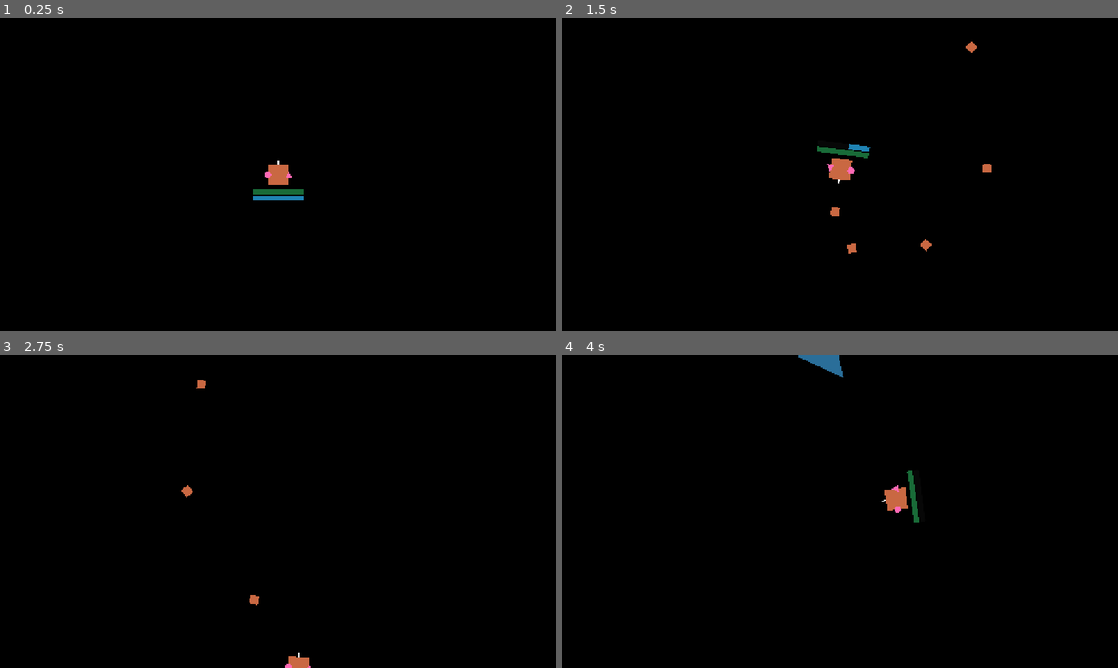
Above: before the commit, frames 1-4 (two rows, left to right).
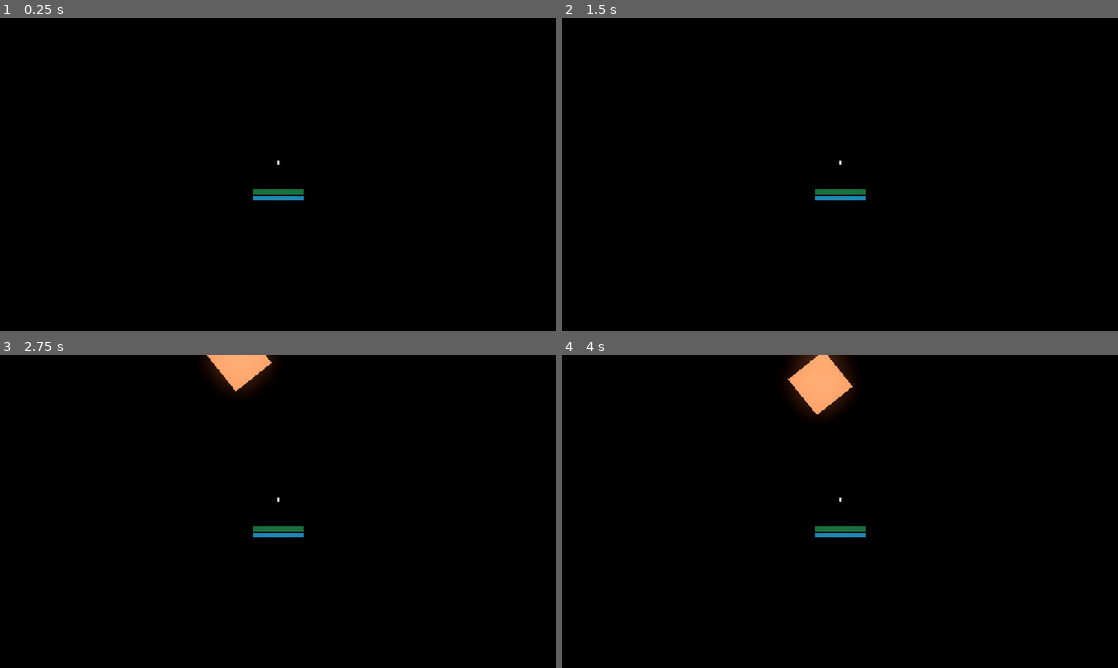
Above: after the commit, the same moments.

Repository: jbuehler23/blorg
Game: Godot game, scene res://scenes/screens/game.tscn
The game is run twice, just before and just after one commit, with the same random seed, the same clock (stepped at 60 frames per second) and the same inputs.
Inputs:
- Up to frame 1 (0.25 s): no input
- Up to frame 2 (1.5 s): tap Enter at 0.5 s; hold D (rotate_right) 0.53-1.28 s; hold Space (shoot) 0.53-1.28 s; hold S (backward) from 1.28 s (still down); tap Space (shoot) at 1.35 s
- Up to frame 3 (2.75 s): release S (backward) at 2.03 s; hold D (rotate_right) from 2.03 s (still down); hold Space (shoot) from 2.03 s (still down)
- Up to frame 4 (4 s): release D (rotate_right) at 2.78 s; release Space (shoot) at 2.78 s; hold W (forward) 2.78-3.53 s; tap Space (shoot) at 2.85 s; hold A (rotate_left) from 3.53 s (still down); hold Space (shoot) from 3.53 s (still down)

The runs differ from the first frame. In frame 1, 0.3% of the frame differs, in the area x 47-53%, y 46-54%; in frame 2, 1.0%; in frame 3, 1.7%; in frame 4, 2.6%, in the area x 40-65%, y 0-59%.
Error after the commit: Parse Error: Function "shotgun_burst()" not found in base self. (res://scripts/ships/player.gd:84)

Commit message:
feat: revert conehead and focus on core gameplay

Diff:
--- a/project.godot
+++ b/project.godot
@@ -69,4 +69,5 @@
 
 [rendering]
 
+viewport/hdr_2d=true
 environment/defaults/default_clear_color=Color(0, 0, 0, 1)
--- a/scenes/asteroids/asteroid.tscn
+++ b/scenes/asteroids/asteroid.tscn
@@ -8,6 +8,7 @@
 script = ExtResource("1_n3rl4")
 
 [node name="Polygon2D" type="Polygon2D" parent="."]
+self_modulate = Color(1.5, 1.5, 1.5, 1)
 
 [node name="CollisionPolygon2D" type="CollisionPolygon2D" parent="."]
 polygon = PackedVector2Array(0, 8, 64, 8, 64, 72, 0, 72)
--- a/scenes/laser/laser.tscn
+++ b/scenes/laser/laser.tscn
@@ -8,7 +8,8 @@
 script = ExtResource("1_3a3ko")
 
 [node name="Polygon2D" type="Polygon2D" parent="."]
-color = Color(0, 0, 1, 1)
+modulate = Color(2, 2, 2, 1)
+color = Color(0.0460029, 0.283837, 1, 1)
 
 [node name="CollisionPolygon2D" type="CollisionPolygon2D" parent="."]
 polygon = PackedVector2Array(0, 0, 8, 0, 8, -8, 0, -8)
--- a/scenes/screens/game.tscn
+++ b/scenes/screens/game.tscn
@@ -1,25 +1,9 @@
-[gd_scene load_steps=10 format=3 uid="uid://btuoglk8nccmo"]
+[gd_scene load_steps=11 format=3 uid="uid://btuoglk8nccmo"]
 
 [ext_resource type="Script" uid="uid://c34hl32kw8c0g" path="res://scripts/globals/game.gd" id="1_o78e0"]
 [ext_resource type="Script" uid="uid://cj2krpjorx8vx" path="res://scripts/ui/camera_shake.gd" id="2_ln6eb"]
 [ext_resource type="PackedScene" uid="uid://df0x0v6cnu5vv" path="res://scenes/ships/player.tscn" id="3_4ji0l"]
 [ext_resource type="PackedScene" uid="uid://djnhvnk2mbswh" path="res://scenes/bosses/cone_head.tscn" id="5_ln6eb"]
-
-[sub_resource type="Animation" id="Animation_ln6eb"]
-resource_name = "conehead_peek"
-length = 2.0
-tracks/0/type = "value"
-tracks/0/imported = false
-tracks/0/enabled = true
-tracks/0/path = NodePath(".:position")
-tracks/0/interp = 1
-tracks/0/loop_wrap = true
-tracks/0/keys = {
-"times": PackedFloat32Array(0, 1, 2),
-"transitions": PackedFloat32Array(1, 1, 1),
-"update": 0,
-"values": [Vector2(1320, 336), Vector2(1248, 336), Vector2(1328, 336)]
-}
 
 [sub_resource type="Animation" id="Animation_4ji0l"]
 length = 0.001
@@ -48,19 +32,20 @@
 "values": [false]
 }
 
-[sub_resource type="Animation" id="Animation_0q6jn"]
-resource_name = "conehead_suck"
+[sub_resource type="Animation" id="Animation_ln6eb"]
+resource_name = "conehead_peek"
+length = 2.0
 tracks/0/type = "value"
 tracks/0/imported = false
 tracks/0/enabled = true
-tracks/0/path = NodePath("Body/Head/MouthOpen:visible")
+tracks/0/path = NodePath(".:position")
 tracks/0/interp = 1
 tracks/0/loop_wrap = true
 tracks/0/keys = {
-"times": PackedFloat32Array(0),
-"transitions": PackedFloat32Array(1),
-"update": 1,
-"values": [false]
+"times": PackedFloat32Array(0, 1, 2),
+"transitions": PackedFloat32Array(1, 1, 1),
+"update": 0,
+"values": [Vector2(1320, 336), Vector2(1248, 336), Vector2(1328, 336)]
 }
 
 [sub_resource type="Animation" id="Animation_kauht"]
@@ -79,6 +64,21 @@
 "values": [Vector2(608, -120), Vector2(608, 136)]
 }
 
+[sub_resource type="Animation" id="Animation_0q6jn"]
+resource_name = "conehead_suck"
+tracks/0/type = "value"
+tracks/0/imported = false
+tracks/0/enabled = true
+tracks/0/path = NodePath("Body/Head/MouthOpen:visible")
+tracks/0/interp = 1
+tracks/0/loop_wrap = true
+tracks/0/keys = {
+"times": PackedFloat32Array(0),
+"transitions": PackedFloat32Array(1),
+"update": 1,
+"values": [false]
+}
+
 [sub_resource type="AnimationLibrary" id="AnimationLibrary_4ji0l"]
 _data = {
 &"RESET": SubResource("Animation_4ji0l"),
@@ -86,6 +86,12 @@
 &"conehead_spawn": SubResource("Animation_kauht"),
 &"conehead_suck": SubResource("Animation_0q6jn")
 }
+
+[sub_resource type="Environment" id="Environment_o78e0"]
+background_mode = 3
+glow_enabled = true
+glow_bloom = 0.45
+glow_blend_mode = 1
 
 [node name="Game" type="Node2D"]
 script = ExtResource("1_o78e0")
@@ -122,10 +128,15 @@
 &"": SubResource("AnimationLibrary_4ji0l")
 }
 
+[node name="WorldEnvironment" type="WorldEnvironment" parent="."]
+environment = SubResource("Environment_o78e0")
+
 [connection signal="timeout" from="Camera2D/Timer" to="Camera2D" method="_on_timer_timeout"]
 [connection signal="died" from="Player" to="." method="_on_player_died"]
 [connection signal="timeout" from="AsteroidSpawnTimer" to="." method="_on_asteroid_spawn_timer_timeout"]
 [connection signal="died" from="ConeHead" to="." method="_on_cone_head_died"]
+[connection signal="health_set" from="ConeHead" to="ConeHead/Body/HUD" method="_on_cone_head_health_set"]
+[connection signal="reset" from="ConeHead" to="." method="_on_cone_head_reset"]
 [connection signal="take_damage" from="ConeHead" to="ConeHead/Body/HUD" method="_on_cone_head_take_damage"]
 [connection signal="animation_finished" from="ConeHead/AnimationPlayer" to="." method="_on_animation_player_animation_finished"]
 
--- a/scenes/ships/player.tscn
+++ b/scenes/ships/player.tscn
@@ -20,6 +20,8 @@
 size_flags_vertical = 6
 
 [node name="Ship" type="Polygon2D" parent="."]
+self_modulate = Color(1.2, 1.2, 1.2, 1)
+antialiased = true
 
 [node name="CollisionPolygon2D" type="CollisionPolygon2D" parent="."]
 polygon = PackedVector2Array(0, -40, 32, 24, -32, 24)
@@ -41,5 +43,9 @@
 
 [node name="Polygon2D" type="Polygon2D" parent="LeftIndicator"]
 
+[node name="FlashTimer" type="Timer" parent="."]
+wait_time = 0.1
+
 [connection signal="charge_changed" from="." to="HUD" method="_on_player_charge_changed"]
 [connection signal="take_damage" from="." to="HUD" method="_on_player_take_damage"]
+[connection signal="timeout" from="FlashTimer" to="." method="_on_flash_timer_timeout"]
--- a/scripts/bosses/cone_head.gd
+++ b/scripts/bosses/cone_head.gd
@@ -2,6 +2,8 @@
 
 signal take_damage(current_health, max_health)
 signal died()
+signal reset()
+signal health_set(max_health)
 
 @onready var muzzle: Node2D = $Muzzle
 @onready var fire_timer: Timer = $FireTimer
@@ -33,6 +35,7 @@
 func fight() -> void:
 	spawned = true
 	current_phase += 1
+	health_set.emit(max_health)
 	set_phase_parameters(current_phase)
 	fire_timer.wait_time = fire_rate
 	fire_timer.start()
@@ -99,14 +102,12 @@
 	current_health -= amount
 	take_damage.emit(current_health, max_health)
 	if current_health <= 0:
-		if current_phase <= 3:
+		if current_phase == 3:
 			died.emit()
 		else:
-			run_away()
+			spawned = false
+			reset.emit()
 
-func run_away() -> void:
-
-	spawned = false
 
 func _on_fire_timer_timeout() -> void:
 	original_position = global_position
--- a/scripts/globals/game.gd
+++ b/scripts/globals/game.gd
@@ -36,12 +36,12 @@
 	if Input.is_action_just_pressed("reset"):
 		get_tree().reload_current_scene()
 
-	if score >= 200 and not conehead_spawned:
-		spawn_conehead(cone_head.current_phase)
-	if conehead_spawned && waiting_for_conehead_to_clear and asteroids.get_child_count() == 0:
-		cone_head.fight()
-		waiting_for_conehead_to_clear = false
-		mouth_open.visible = false
+	#if score >= 200 and not conehead_spawned:
+		#spawn_conehead(cone_head.current_phase)
+	#if conehead_spawned && waiting_for_conehead_to_clear and asteroids.get_child_count() == 0:
+		#cone_head.fight()
+		#waiting_for_conehead_to_clear = false
+		#mouth_open.visible = false
 
 func _on_asteroid_exploded(pos, size, points):
 	score += points
@@ -106,3 +106,9 @@
 func _on_cone_head_died() -> void:
 	infinite_asteroids = true
 	asteroid_spawn_timer.start()
+
+
+func _on_cone_head_reset() -> void:
+	infinite_asteroids = true
+	asteroid_spawn_timer.start()
+	cone_head_animation_player.play("RESET")
--- a/scripts/globals/shape_builder.gd
+++ b/scripts/globals/shape_builder.gd
@@ -41,7 +41,7 @@
 				Vector2(size, size),
 				Vector2(-size, size)
 			] # roughly centers triangle
-	polygon_2d.color = Color.html("#2a6e99")
+	polygon_2d.color = Color.html("#973b39")
 
 func generate_square(size: float, polygon_2d: Polygon2D) -> void:
 	polygon_2d.polygon = [
--- a/scripts/ships/player.gd
+++ b/scripts/ships/player.gd
@@ -24,6 +24,7 @@
 @onready var collision_polygon_2d: CollisionPolygon2D = $CollisionPolygon2D
 @onready var right_indicator: Polygon2D = $RightIndicator/Polygon2D
 @onready var left_indicator: Polygon2D = $LeftIndicator/Polygon2D
+@onready var flash_timer: Timer = $FlashTimer
 
 var can_fire: bool = true
 
@@ -76,22 +77,43 @@
 		global_position.x = 0
 
 func shoot_laser():
+	match shape:
+		ShapeBuilder.Type.TRIANGLE:
+			await triangle_burst()
+		ShapeBuilder.Type.CIRCLE:
+			shotgun_burst()
+		ShapeBuilder.Type.SQUARE:
+			normal_shot()
+	emit_signal("charge_changed", charges, max_charges)
+
+	if charges <= 0:
+		can_fire = false
+		flash_timer.start()
+		await get_tree().create_timer(recharge_cooldown).timeout
+		charges = max_charges
+		can_fire = true
+		draw_new_ship()
+		ship.modulate = Color.WHITE
+		emit_signal("charge_changed", charges, max_charges)
+
+func triangle_burst() -> void:
+	if charges >= 3:
+		for i in 3:
+			fire_laser()
+			await get_tree().create_timer(0.1).timeout
+		charges -= 3
+	else:
+		fire_laser()
+		charges -= 1
+
+func fire_laser() -> void:
 	charges -= 1
 	var l = laser_scene.instantiate() as Laser
 	l.global_position = muzzle.global_position
 	l.rotation = rotation
 	l.shape = shape
 	emit_signal("laser_shot", l)
-	emit_signal("charge_changed", charges, max_charges)
 	Global.camera.shake(0.2, 3)
-
-	if charges <= 0:
-		can_fire = false
-		await get_tree().create_timer(recharge_cooldown).timeout
-		charges = max_charges
-		can_fire = true
-		draw_new_ship()
-		emit_signal("charge_changed", charges, max_charges)
 
 func draw_new_ship() -> void:
 	shape = ShapeBuilder.generate_random_shape(ship_size, ship)
@@ -125,3 +147,14 @@
 	#ship.visible = false
 	#process_mode = Node.PROCESS_MODE_DISABLED
 	queue_free()
+
+
+func _on_flash_timer_timeout() -> void:
+	if not can_fire:
+		if ship.modulate == Color.WHITE:
+			ship.modulate = Color.RED
+		else:
+			ship.modulate = Color.WHITE
+	else:
+		ship.modulate = Color.WHITE
+		flash_timer.stop()
--- a/scripts/ui/hud.gd
+++ b/scripts/ui/hud.gd
@@ -9,7 +9,8 @@
 func _on_player_take_damage(damage: float, max_health: float) -> void:
 	health_bar.value = damage * 100 / max_health
 
-
-
 func _on_cone_head_take_damage(damage: Variant, max_health: Variant) -> void:
 	health_bar.value = damage * 100 / max_health
+
+func _on_cone_head_health_set(max_health: Variant) -> void:
+	health_bar.max_value = max_health
Not shown, added: export_presets.cfg
Binary file added: html/blorg.apple-touch-icon.png
Not shown, added: html/blorg.apple-touch-icon.png.import
Binary file added: html/blorg.icon.png
Not shown, added: html/blorg.icon.png.import
Binary file added: html/blorg.png
Not shown, added: html/blorg.png.import
Not shown, added: blorg.zip
Not shown, added: html/blorg.audio.position.worklet.js
Not shown, added: html/blorg.audio.worklet.js
Not shown, added: html/blorg.js
Not shown, added: html/blorg.pck
(and 2 more such lines)
